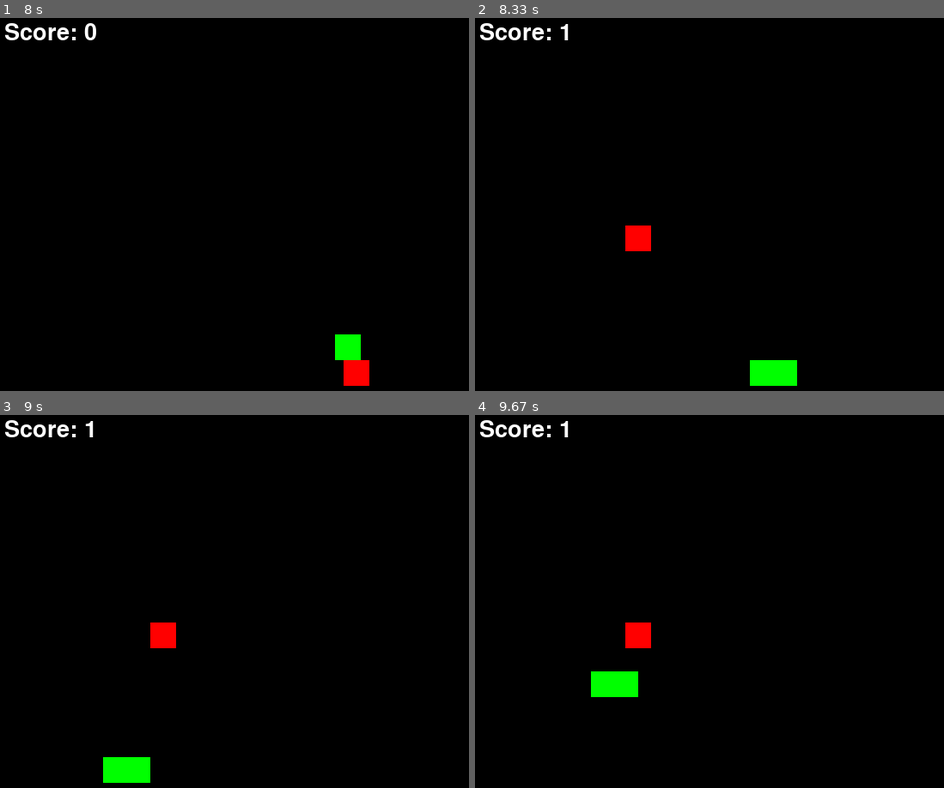
Above: before the commit, frames 1-4 (two rows, left to right).
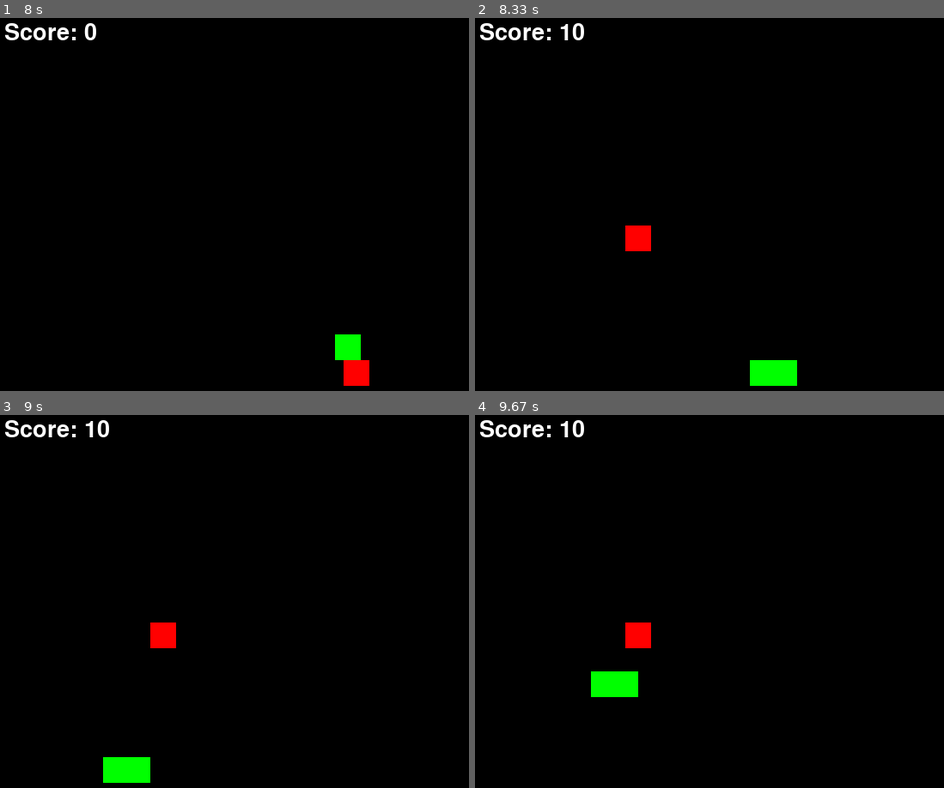
Above: after the commit, the same moments.

Repository: Soubhik-RJS/pygame-test
Game: pygame game, started from Project/Snake-Game/main.py
The game is run twice, just before and just after one commit, with the same random seed, the same clock (stepped at 60 frames per second) and the same inputs.
Inputs:
- Up to frame 1 (8 s): tap Space at 0.33, 0.73, 1.03, 1.3, 1.63, 1.93, 2.07, 2.47, 2.77, 3.13, 3.53, 3.83, 4.03, 4.33, 4.53, 4.87, 5.17, 5.37, 5.67, 5.93, 6.27, 6.57, 6.7, 7.1, 7.4, 7.77 s; hold A 0.67-1.2 s; hold S 1.23-1.53 s; hold A 1.57-1.97 s; hold W 2-2.37 s; hold D 2.4-3.03 s; hold S 3.07-3.43 s; hold A 3.47-3.93 s; hold D 3.97-4.43 s; hold W 4.47-4.77 s; hold D 4.8-5.27 s; hold A 5.3-5.83 s; hold S 5.87-6.17 s; hold A 6.2-6.6 s; hold W 6.63-7 s; hold D 7.03-7.67 s; hold S from 7.7 s (still down)
- Up to frame 2 (8.33 s): release S at 8.07 s; hold A from 8.1 s (still down); tap Space at 8.17 s
- Up to frame 3 (9 s): tap Space at 8.47 s; release A at 8.57 s
- Up to frame 4 (9.67 s): hold W 9.1-9.4 s; tap Space at 9.17, 9.5 s; hold D from 9.43 s (still down)

Frame 1 is identical in both runs. In frame 2, less than 0.1% of the frame differs, in the area x 20-24%, y 1-6%; in frame 3, less than 0.1%; in frame 4, less than 0.1%.

Commit message:
Add big apple in snake game

Diff:
--- a/Project/Snake-Game/GameObject/Apple.py
+++ b/Project/Snake-Game/GameObject/Apple.py
@@ -11,17 +11,55 @@
         self.HEIGTH = HEIGTH
         self.color = color
         self.snake = snake
+        self.font = pygame.font.SysFont(None, 40)
+
+        self.eats = 0
+        self.big = False
+        self.big_color = (255, 132, 0)
+        self.time = 10
+
+        # Define a custom event
+        self.CLOCK_EVENT = pygame.USEREVENT + 1
+        pygame.time.set_timer(self.CLOCK_EVENT, 1000)
+
+    def event(self,e):
+        if self.big:
+            if e.type == self.CLOCK_EVENT:
+                self.time -= 1
 
     def update(self):
         point = 0
         if self.colliderect(self.snake):
             self.x,self.y = random.randint(50, self.WIDTH-50),random.randint(50, self.HEIGTH-50)
-            point = 1
+            if self.big:
+                point = 50
+                self.big = False
+                self.time = 10
+            else:
+                point = 10
+                self.eats += 1
             self.snake.snake_length += 5
+
+        if self.eats == 10:
+            self.eats = 0
+            self.big = True
+
+        if self.time <= 0:
+            self.big = False
+            self.time = 10
 
         return point
 
 
 
     def draw(self):
-        pygame.draw.rect(self.screen, self.color, self)
+        if self.big:
+            self.text_screen(f"Time: {self.time}",(255, 255, 255),self.WIDTH-120,5)
+            pygame.draw.rect(self.screen, self.big_color, (self.x,self.y,60,60))
+        else:
+            pygame.draw.rect(self.screen, self.color, self)
+
+    def text_screen(self,text, color, x, y, center=False):
+        screen_text = self.font.render(text, True, color)
+        text_rect = screen_text.get_rect(center=(x,y)) if center else [x,y]
+        self.screen.blit(screen_text, text_rect)
--- a/Project/Snake-Game/Scenes/Game.py
+++ b/Project/Snake-Game/Scenes/Game.py
@@ -13,15 +13,16 @@
         self.HEIGTH = HEIGTH
         self.color = self.BLACK
         self.gameOver = gameOver
-        self.point = 0
 
     def start(self):
+        self.point = 0
         print('game scene start',self.point)
         self.snake = Snake(self.screen,self.WIDTH, self.HEIGTH, self.GREEN, self.gameOver)
         self.apple = Apple(self.screen, self.WIDTH, self.HEIGTH, self.RED, self.snake)
 
     def event(self, e):
         self.snake.event(e)
+        self.apple.event(e)
 
     def update(self):
         self.snake.update()
--- a/Project/Snake-Game/Scenes/GameOver.py
+++ b/Project/Snake-Game/Scenes/GameOver.py
@@ -20,8 +20,6 @@
     def event(self, e):
         if e.type == pygame.KEYDOWN:
             if e.key == pygame.K_KP_ENTER:
-                self.game.reset()
-                self.game.start()
                 self.game.run()
 
     def draw(self):
